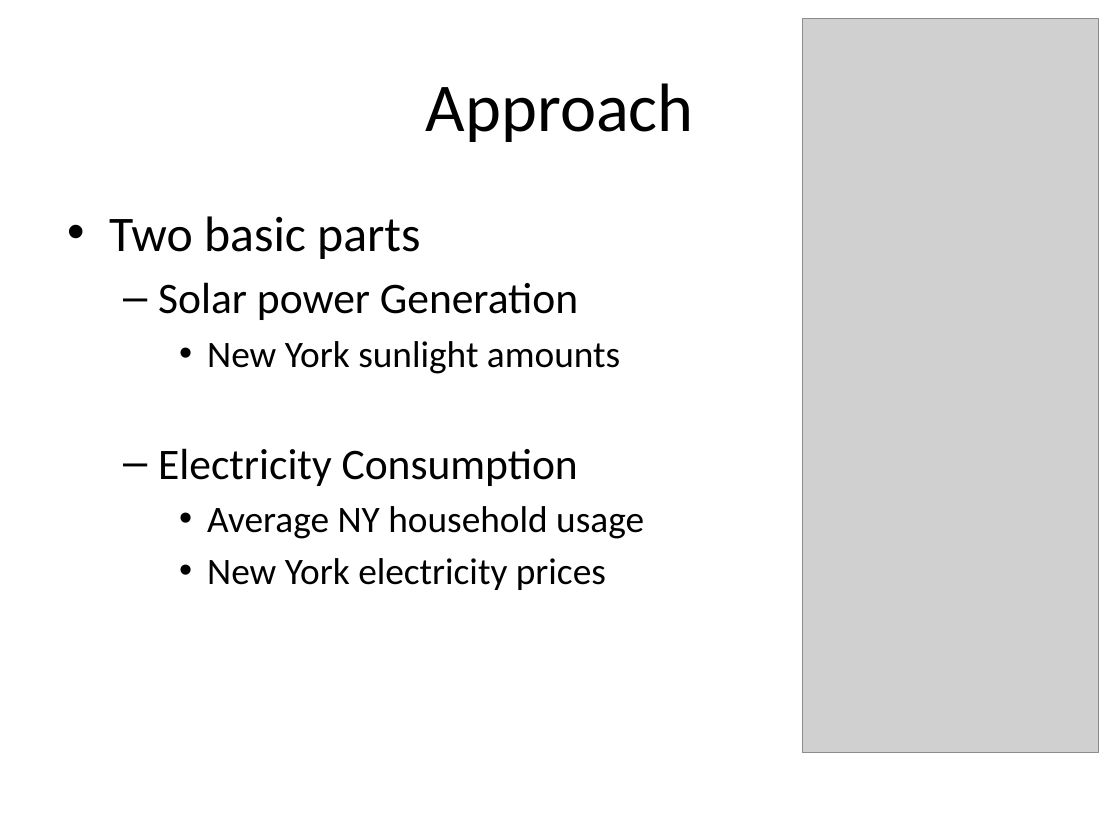
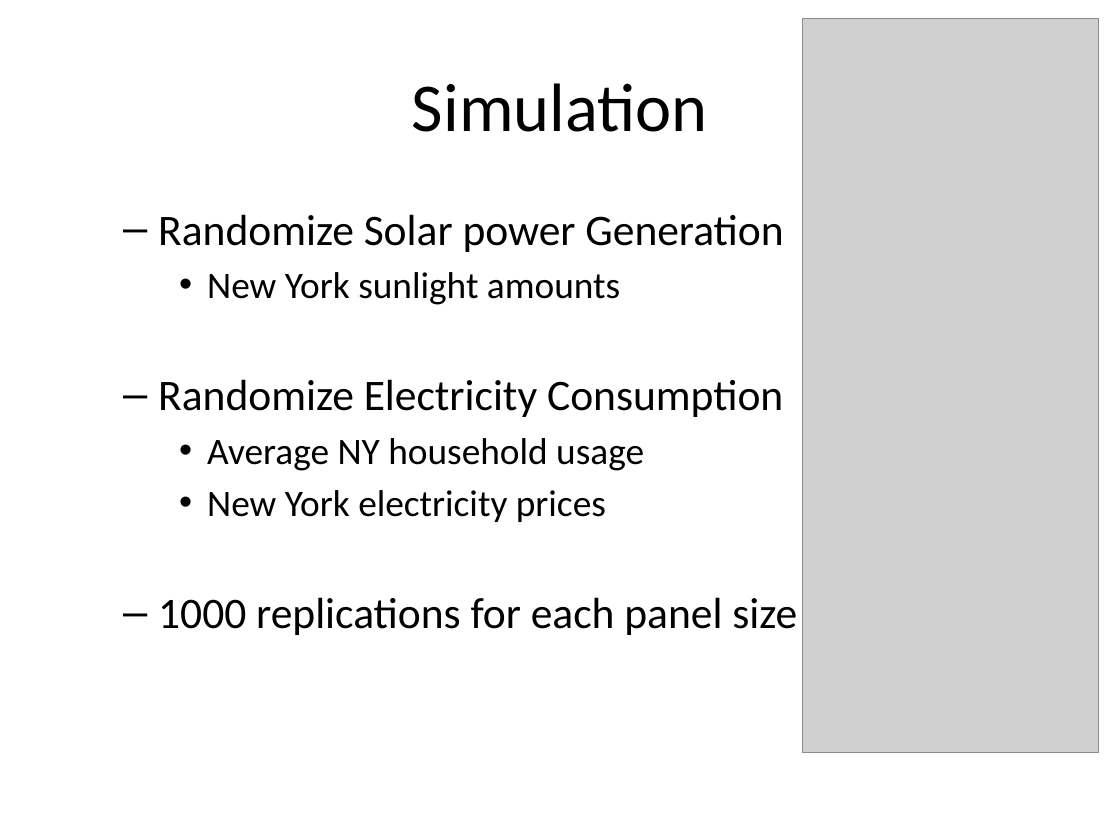
Before and after one commit to Nguyver/DATA621, a slide deck: slide 11 of DATA604_Final/DATA604_Final_Presentation.pptx (slide 9 before the commit). Drawn at 1120x840 pixels with LibreOffice and Linux fonts; fonts in the diff are those of the drawing; grey boxes stand for pictures; background and template pictures are left out. Boxes give left, top, right and bottom in pixels: in the first picture for what was removed or moved away, otherwise in the second. Text is boxed around its words. In the diff, an @@ line names an element or a change of style, - is before the commit and + after.

Commit message:
updated

```diff
--- a/DATA604_Final/DATA604_Final_Presentation.pptx
+++ b/DATA604_Final/DATA604_Final_Presentation.pptx
@@ title at <box>412,83,708,132</box>: text changed @@
-Approach
+Simulation
@@ text at <box>158,214,783,252</box>: text changed @@
-• Two basic parts
-  – Solar power Generation
+  – Randomize Solar power Generation
@@ text at <box>158,379,783,417</box>: text changed @@
-  – Electricity Consumption
+  – Randomize Electricity Consumption
@@ text at <box>158,597,797,635</box>: paragraph added @@
+  – 1000 replications for each panel size
```
Also in this commit, not shown: 4 other slides changed, 6 slides added.
